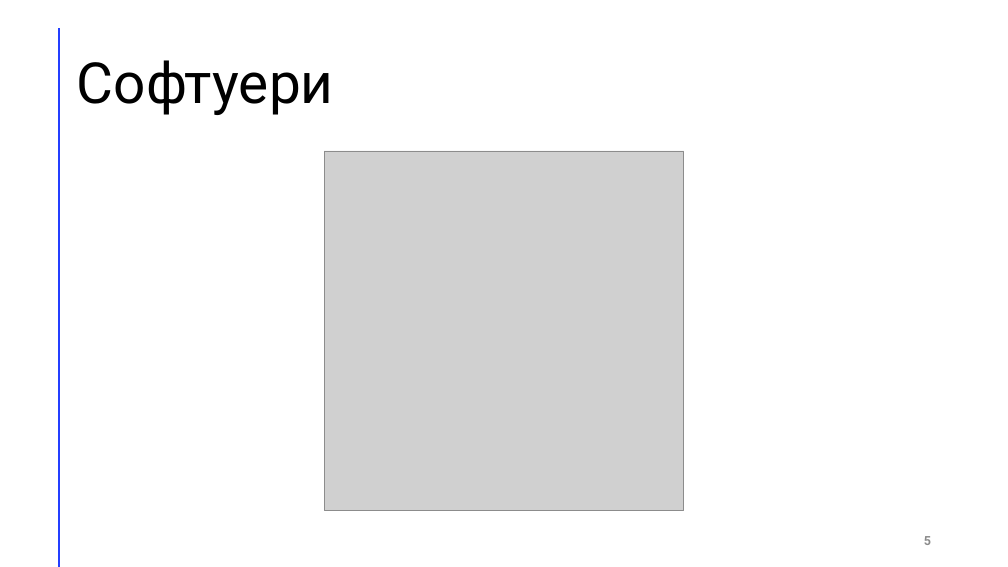
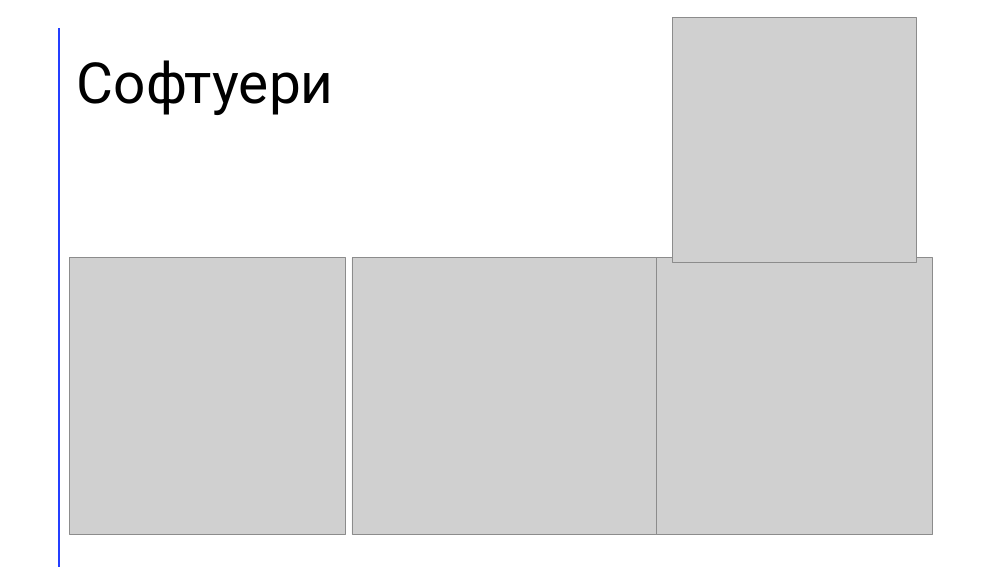
Before and after one commit to NVDespotov20/WHIS, a slide deck: slide 5 of docs/Presentation.pptx. Drawn at 1008x567 pixels with LibreOffice and Linux fonts; fonts in the diff are those of the drawing; grey boxes stand for pictures. Boxes give left, top, right and bottom in pixels: in the first picture for what was removed or moved away, otherwise in the second. Text is boxed around its words. In the diff, an @@ line names an element or a change of style, - is before the commit and + after.

Commit message:
Add Presentation

```diff
--- a/docs/Presentation.pptx
+++ b/docs/Presentation.pptx
@@ picture added at [672,17,917,262] @@
@@ picture: place and size @@
-picture at [324,151,684,511]
+picture at [70,258,346,535]
@@ picture added at [352,258,657,535] @@
@@ picture added at [656,258,933,535] @@
@@ page number removed at [924,536,931,545] @@
-5
```
Also in this commit, not shown: 1 other slide changed, 1 other file.
